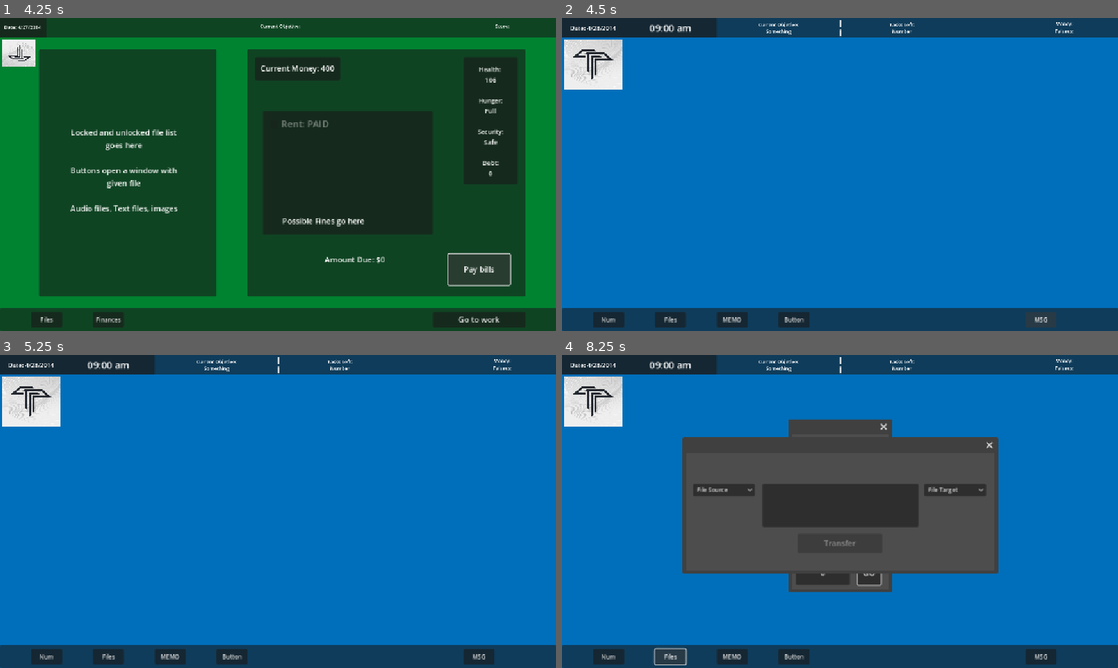
Above: before the commit, frames 1-4 (two rows, left to right).
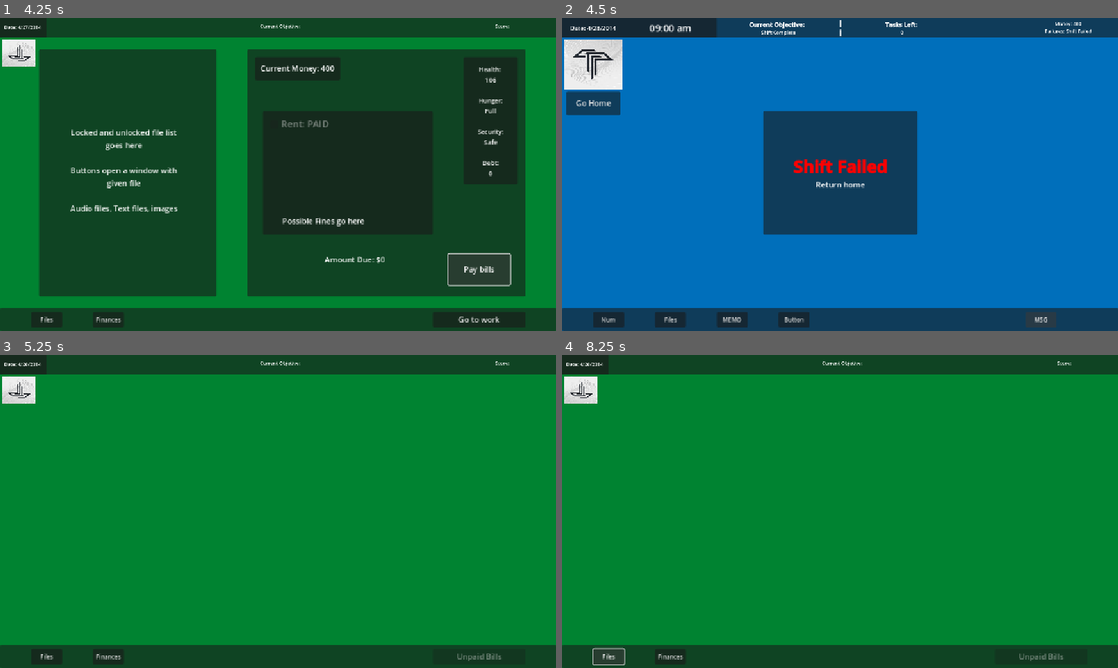
Above: after the commit, the same moments.

Repository: andrewpressman/Operation-OS
Game: Godot game, scene res://Menu/MainMenu.tscn
Same seed, same stepped clock (60 frames per second), same inputs: the game is played once before the commit and once after it.
Inputs (mouse positions are in pixels of both pictures, inside the frame that each line leads up to):
- Up to frame 1 (4.25 s): click "New Game" at 0.5 s; click "Files" at 1.25 s; click "Finances" at 2 s; click "Rent: $100" at 2.75 s; click "Pay bills" at 3.5 s
- Up to frame 2 (4.5 s): click "Go to work" at 4.25 s
- Up to frame 3 (5.25 s): click (33, 439) at 5 s, where only the run after the commit has a clickable "Go Home"
- Up to frame 4 (8.25 s): click (606, 655) at 5.75 s, where only the run before the commit has a clickable "Num"; click (867, 574) at 6.5 s, where only the run before the commit has a clickable "GO"; click (867, 574) at 7.25 s, where only the run before the commit has a clickable "GO"; click "Files" at 8 s

Frame 1 is identical in both runs. In frame 2, 12% of the frame differs, in the area x 0-96%, y 1-70%; in frame 3, 99%; in frame 4, 99%, in the area x 0-100%, y 0-100%.
Error before the commit: Parse Error: Expected statement, found "Indent" instead. (res://global_Objectives.gd:50)
Error after the commit: Invalid call. Nonexistent function 'StartTimer' in base 'Panel (Timer.gd)'. (res://Work/WorkController.gd:41)

Commit message:
extra cleanup

Diff:
--- a/Work/Timer.gd
+++ b/Work/Timer.gd
@@ -17,10 +17,6 @@
 	GlobalVar.TimerFail = false
 	GlobalVar.ForceShiftEnd = false
 	SetTime()
-
-func StartTimer():
-	pass
-	#$Timer.start()
 
 func UpdateClock():
 	TimeSkip()
--- a/Work/clock.gd
+++ b/Work/clock.gd
@@ -9,8 +9,6 @@
 	CurrTime = StartTime
 	updateDate()
 
-func UpdateClock():
-	pass
 
 func updateDate():
 	var Date : String
--- a/global_Objectives.gd
+++ b/global_Objectives.gd
@@ -47,7 +47,6 @@
 	GlobalVar.CurrentObj = 3
 	ObjectiveComplete = false
 	#TODO: make more complex
-		2:
 	FileSource = randi_range(1,SourceOptions.size())
 	FileTarget = randi_range(1,TargetOptions.size())
 	FileSourceText = SourceOptions.get(FileSource - 1)
